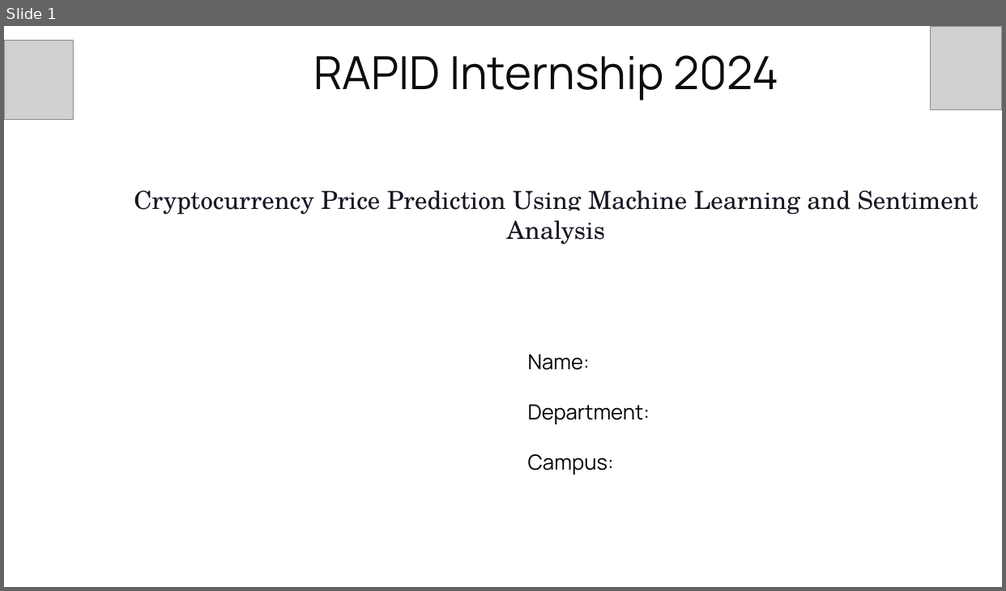
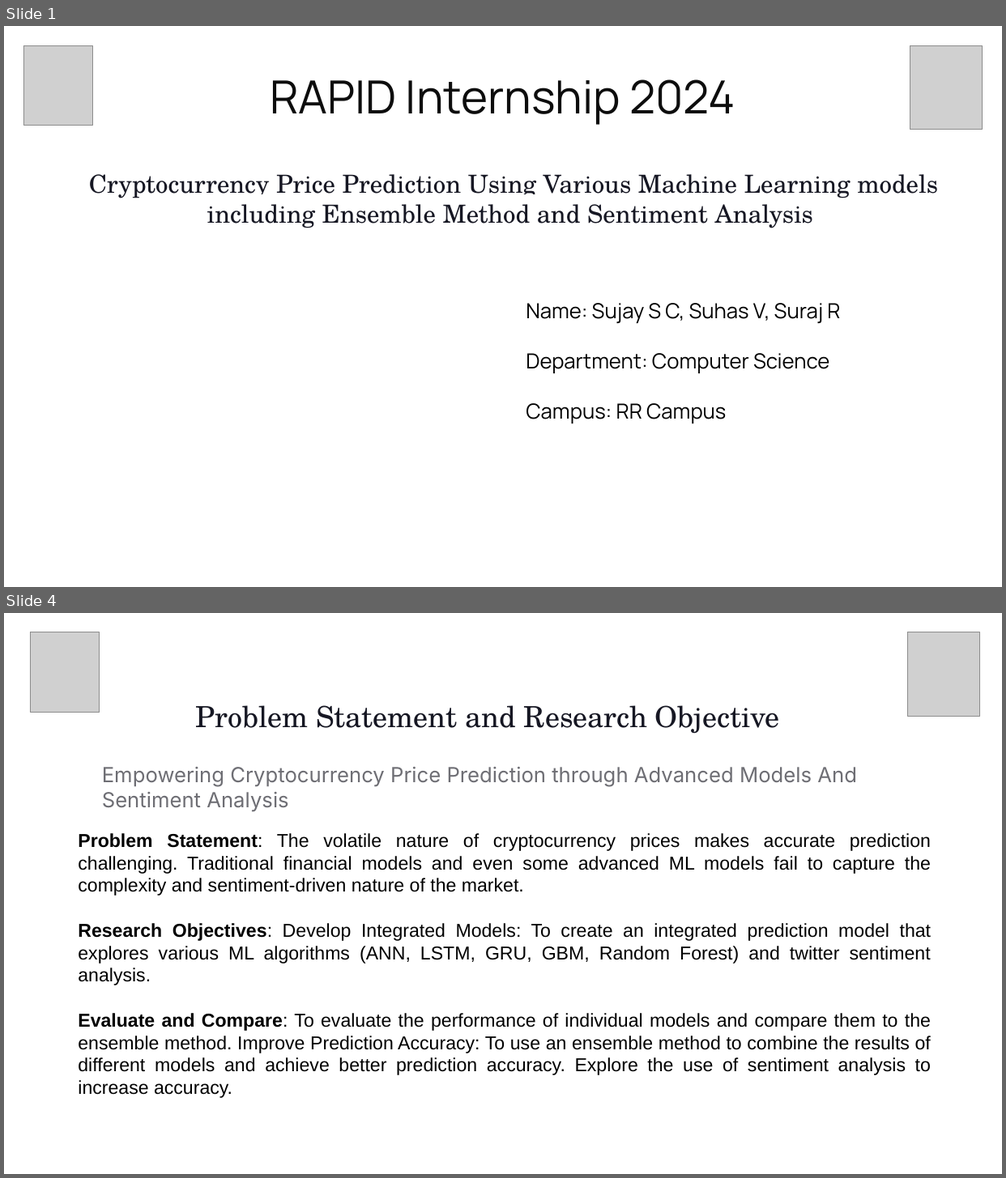
Before and after one commit to Sujay0610/Rapid_Project, a slide deck: docs/Rapid.pptx. Shown one above the other, each under a label of ours: slide 1 before the commit, slides 1 and 4 after it; the slides between them are not shown. The pictures are 1006x591 and 1006x1178 pixels, drawn with LibreOffice and Linux fonts; fonts in the diff are those of the drawing; grey boxes stand for pictures; background and template pictures are left out. Boxes give left, top, right and bottom in pixels: in the first picture for what was removed or moved away, otherwise in the second. Text is boxed around its words. In the diff, an @@ line names an element or a change of style, - is before the commit and + after.

```diff
--- a/docs/Rapid.pptx
+++ b/docs/Rapid.pptx
@@ slide 4 added at (x1=4, y1=613, x2=1002, y2=1174), background picture (left out) @@
@@ picture added at (x1=30, y1=632, x2=99, y2=713) @@
@@ picture added at (x1=908, y1=632, x2=979, y2=717) @@
@@ text added at (x1=195, y1=705, x2=780, y2=734), 28 pt, text #161723 @@
+Problem Statement and Research Objective
@@ text added at (x1=102, y1=767, x2=857, y2=812), 20 pt, text #6E6E74 @@
+Empowering Cryptocurrency Price Prediction through Advanced Models And Sentiment Analysis
@@ text added at (x1=78, y1=833, x2=931, y2=1098), 18 pt, text #000000 @@
+Problem Statement: The volatile nature of cryptocurrency prices makes accurate prediction challenging. Traditional financial models and even some advanced ML models fail to capture the complexity and sentiment-driven nature of the market.
+Research Objectives: Develop Integrated Models: To create an integrated prediction model that explores various ML algorithms (ANN, LSTM, GRU, GBM, Random Forest) and twitter sentiment analysis.
+Evaluate and Compare: To evaluate the performance of individual models and compare them to the ensemble method. Improve Prediction Accuracy: To use an ensemble method to combine the results of different models and achieve better prediction accuracy. Explore the use of sentiment analysis to increase accuracy.
@@ slide 1 changed as well @@
@@ picture moved from (x1=4, y1=41, x2=73, y2=120) to (x1=24, y1=45, x2=93, y2=126) @@
@@ picture moved from (x1=930, y1=26, x2=1002, y2=110) to (x1=910, y1=45, x2=982, y2=130) @@
@@ title "RAPID Internship 2024" moved from (x1=313, y1=55, x2=779, y2=101) to (x1=270, y1=79, x2=735, y2=125) @@
@@ text at (x1=89, y1=174, x2=938, y2=228): text changed @@
-Cryptocurrency Price Prediction Using Machine Learning and Sentiment Analysis
+Cryptocurrency Price Prediction Using Various Machine Learning models including Ensemble Method and Sentiment Analysis
@@ text at (x1=526, y1=303, x2=840, y2=424): text changed @@
-Name:
-Department:
-Campus:
+Name: Sujay S C, Suhas V, Suraj R
+Department: Computer Science
+Campus: RR Campus
```
Also in this commit, not shown: 6 other slides changed, 5 other slides added, 3 slides removed.
